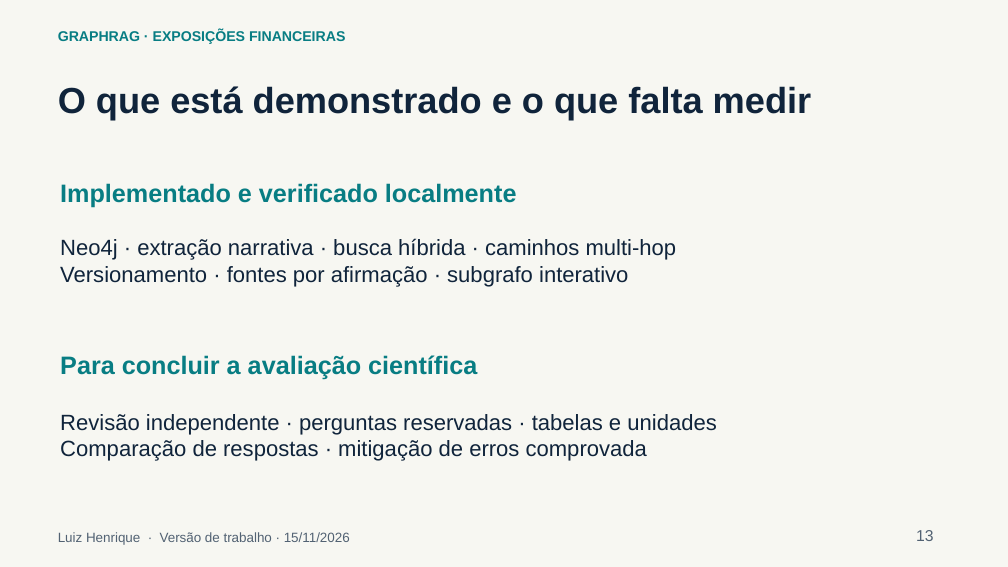
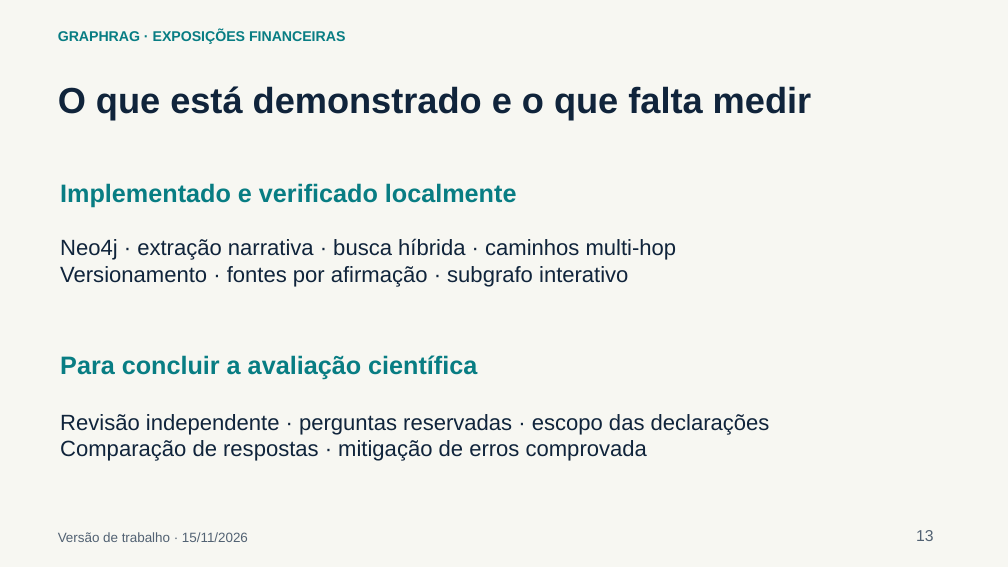
Before and after one commit to victort01/graphrag-riscos-financeiros, a slide deck: slide 13 of docs/apresentacao/apresentacao-revisao.pptx. Drawn at 1008x567 pixels with LibreOffice and Linux fonts; fonts in the diff are those of the drawing. Boxes give left, top, right and bottom in pixels: in the first picture for what was removed or moved away, otherwise in the second. Text is boxed around its words. In the diff, an @@ line names an element or a change of style, - is before the commit and + after.

```diff
--- a/docs/apresentacao/apresentacao-revisao.pptx
+++ b/docs/apresentacao/apresentacao-revisao.pptx
@@ text at (60, 414, 770, 435): text changed @@
-Revisão independente · perguntas reservadas · tabelas e unidades
+Revisão independente · perguntas reservadas · escopo das declarações
@@ text at (58, 532, 248, 542): text changed @@
-Luiz Henrique · Versão de trabalho · 15/11/2026
+Versão de trabalho · 15/11/2026
```
Also in this commit, not shown: 12 other slides changed, 41 other files.
